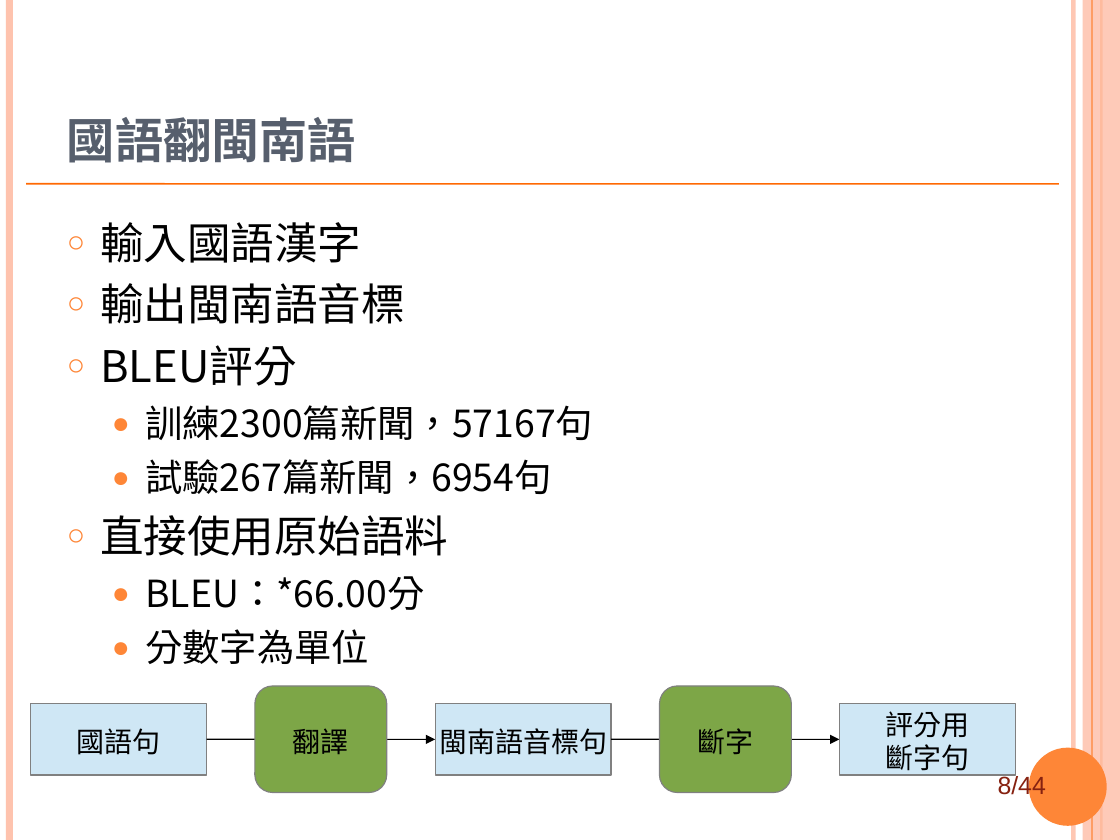
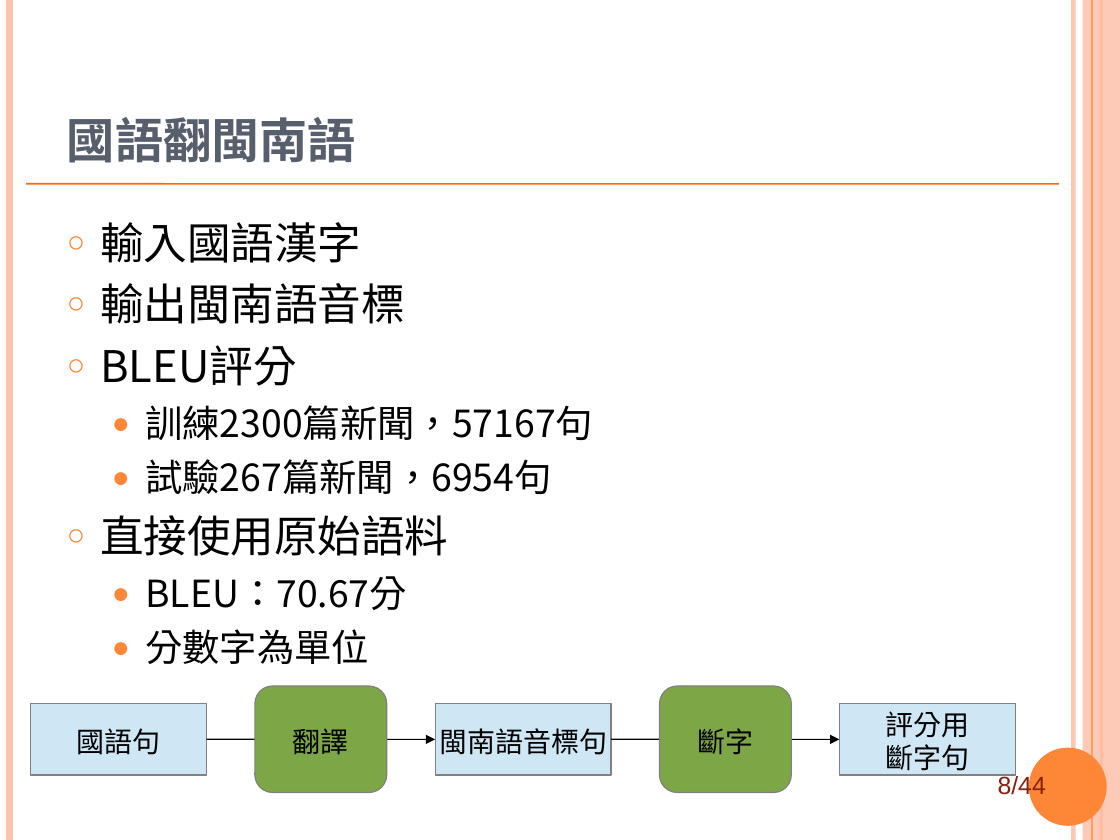
Before and after one commit to sih4sing5hong5/po3-ko3_tau5-iann2-phinn3, a slide deck: slide 8 of 翻譯報告.ppt. Drawn at 1120x840 pixels with LibreOffice and Linux fonts; fonts in the diff are those of the drawing; background and template pictures are left out. Boxes give left, top, right and bottom in pixels: in the first picture for what was removed or moved away, otherwise in the second. Text is boxed around its words. In the diff, an @@ line names an element or a change of style, - is before the commit and + after.

```diff
--- a/翻譯報告.ppt
+++ b/翻譯報告.ppt
@@ text at [145,576,407,610]: text changed @@
-  ● BLEU：*66.00分
+  ● BLEU：70.67分
```
Also in this commit, not shown: 7 other slides changed.
